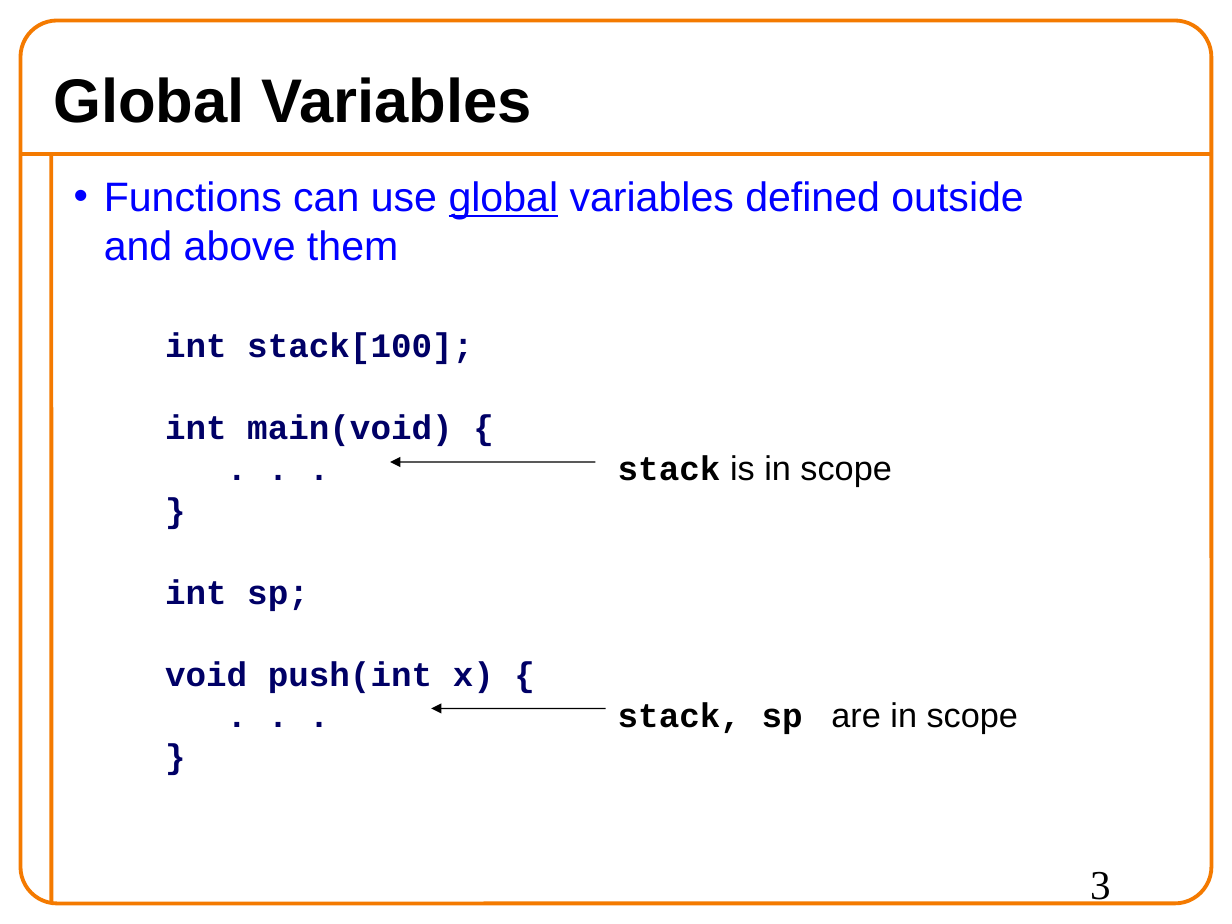
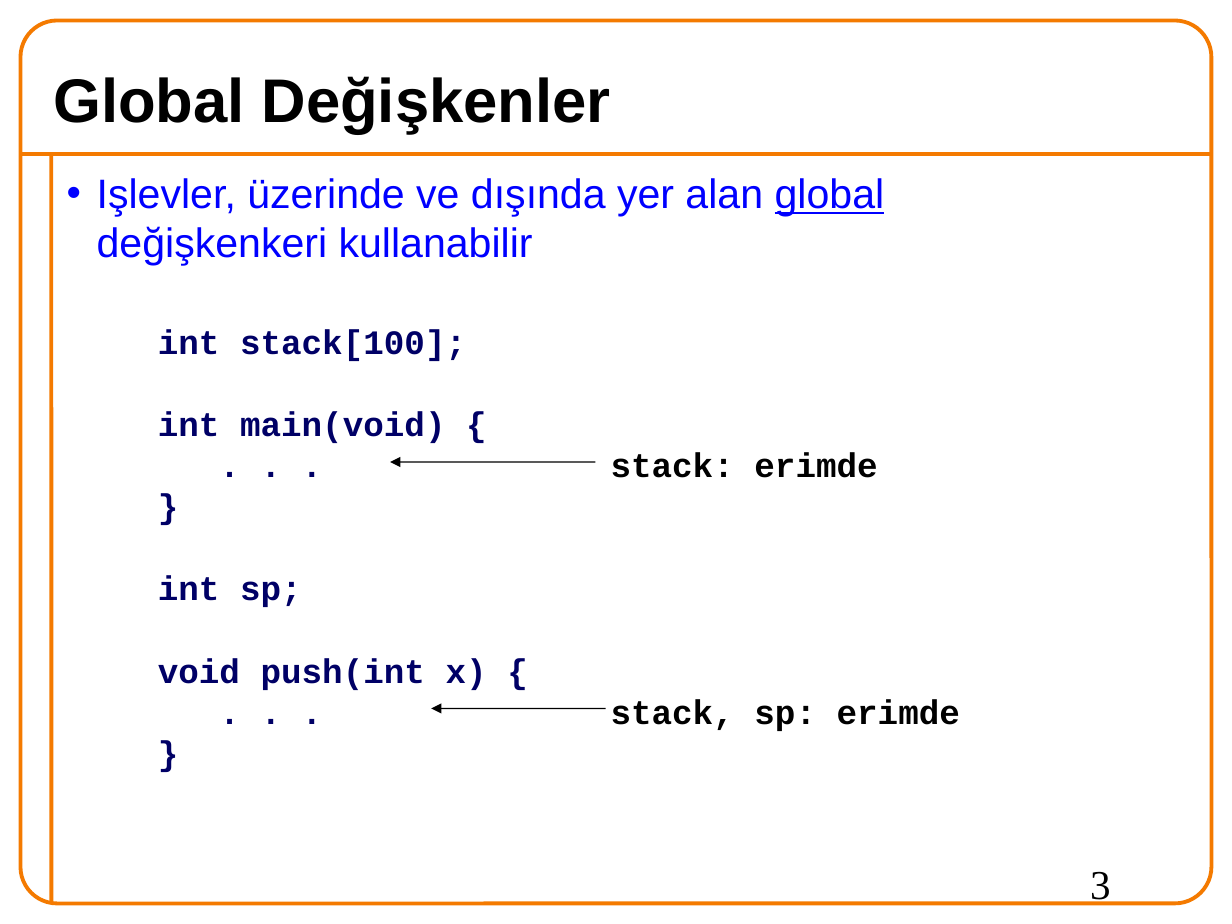
Before and after one commit to 19ceng/ceng201pro, a slide deck: slide 3 of 05test.odp. Drawn at 1232x924 pixels with LibreOffice and Linux fonts; fonts in the diff are those of the drawing; background and template pictures are left out. Boxes give left, top, right and bottom in pixels: in the first picture for what was removed or moved away, otherwise in the second. Text is boxed around its words. In the diff, an @@ line names an element or a change of style, - is before the commit and + after.

```diff
--- a/05test.odp
+++ b/05test.odp
@@ title at box(53, 76, 611, 133): text changed @@
-Global Variables
+Global Değişkenler
@@ text "Işlevler, üzerinde ve dışında yer ...": place and size @@
-text "Işlevler, üzerinde ve dışında yer ..." at box(104, 181, 1023, 734)
+text "Işlevler, üzerinde ve dışında yer ..." at box(97, 178, 960, 731)
@@ text at box(97, 178, 885, 265): text changed @@
-• Functions can use global variables defined outside and above them
+• Işlevler, üzerinde ve dışında yer alan global değişkenkeri kullanabilir
@@ text at box(611, 452, 877, 478): text changed; font Arial to Courier New; bold on @@
-    . . . stack is in scope
+    . . . stack: erimde
@@ text at box(611, 699, 960, 731): text changed @@
-    . . . stack, sp are in scope
+    . . . stack, sp: erimde
```
Also in this commit, not shown: 11 other slides changed, 9 slides added, 9 slides removed, 1 other file.
